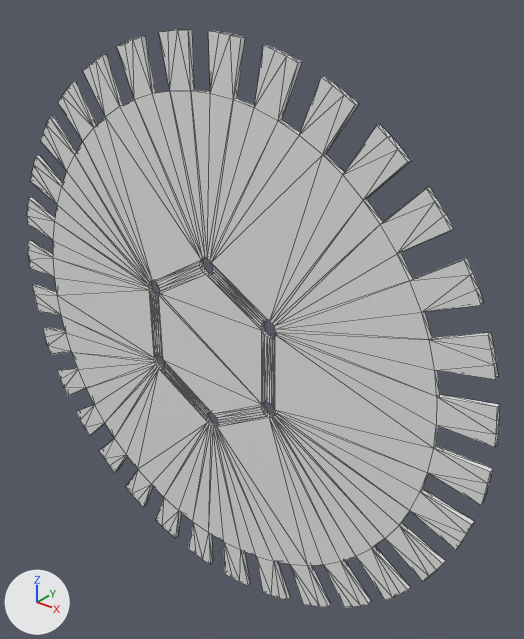
The OBJ model public/star-shape/magnet-jig.obj as it was, and as the next commit left it.
Camera for both pictures: a 50 mm lens placed at (524.0, -561.0, 405.0), pointed at (37.0, 47.0, 28.0). Arrows for +X, +Y and +Z are at lower left; the lights stay in place. Mesh edges are drawn as thin lines. Where no turn or scale is listed for an object, it has been applied to the vertices.

The first picture shows 'Rotor_MagnetJig'.
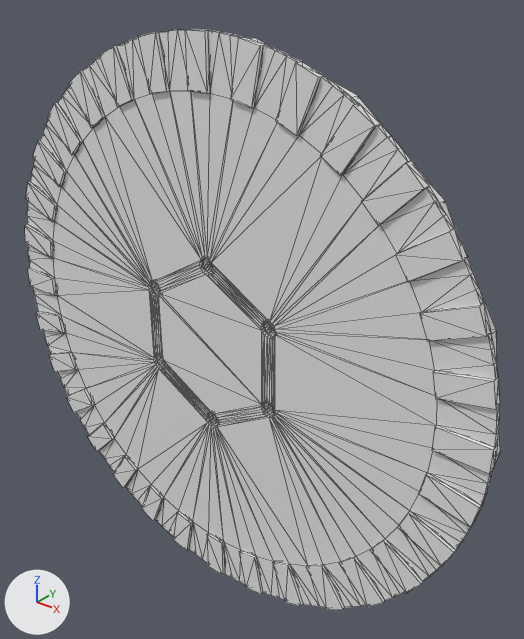
The newer file is also turned or shifted as a whole; pictures and numbers use the older file's frame.

Pixel boxes (x1, y1, x2, y2) of what changed, in the pictures (524 x 639 px):
```json
{"object": "Rotor_Magnets", "change": "added", "after": [25, 29, 500, 610]}
{"object": "Rotor_Disk_Back", "change": "added", "after": [152, 37, 500, 542]}
```

Edits to the scene script, one JSON object a line:
```json
{"op": "add", "block": "me_rotor_magnets", "code": ["me_rotor_magnets = bpy.data.meshes.new('Rotor_Magnets')", "me_rotor_magnets.from_pydata(...)  # 256 vertices, 384 faces; spans x -350.0..350.0, y -20.0..-10.0, z -350.0..350.0"]}
{"op": "add", "block": "me_rotor_disk_back", "code": ["me_rotor_disk_back = bpy.data.meshes.new('Rotor_Disk_Back')", "me_rotor_disk_back.from_pydata(...)  # 384 vertices, 816 faces; spans x -350.0..350.0, y -10.0..0.0, z -345.0..345.0"]}
{"op": "add", "block": "ob_rotor_magnets", "code": ["ob_rotor_magnets = bpy.data.objects.new('Rotor_Magnets', me_rotor_magnets)", "ob_rotor_magnets.location = (0.0, 10.0, 0.0)"]}
{"op": "add", "block": "ob_rotor_disk_back", "code": ["ob_rotor_disk_back = bpy.data.objects.new('Rotor_Disk_Back', me_rotor_disk_back)", "ob_rotor_disk_back.location = (0.0, 10.0, 0.0)"]}
```
